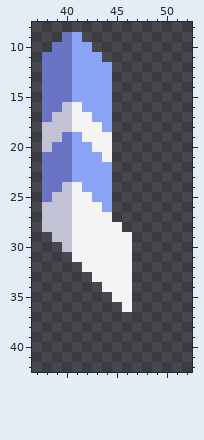
Edited in one commit: pixel-art sprite (sprites/blocks/turrets/vanilla-like/beam-tesla-extra-r.png). The picture above was drawn from the file before the commit.
The file is 64x64 pixels. Shown: x 37..52, y 8..42.
New version:
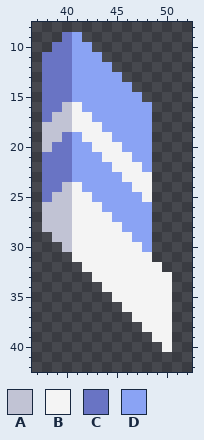
Palette (. is transparent): A #c1c3d4  B #f4f4f4  C #6974c4  D #8aa3f4
The edit:
Colour B is added in row 20 at x 45; in row 21 at x 45 to 46; in row 22 at x 45 to 47; in row 23 at x 46 to 48; in row 24 at x 47 to 48; in row 25 at x 48.
Colour B is added in row 30 at x 47; in row 31 at x 47 to 48; in row 32 at x 47 to 49; in rows 33 to 37 at x 47 to 50; in row 38 at x 48 to 50; in row 39 at x 49 to 50.
Colour B is added in row 40 at x 50.
Colour D is added in row 13 at x 45; in row 14 at x 45 to 46; in row 15 at x 45 to 47; in rows 16 to 19 at x 45 to 48; in row 20 at x 46 to 48; in row 21 at x 47 to 48.
Colour D is added in row 22 at x 48; in row 23 at x 45; in row 24 at x 45 to 46; in row 25 at x 45 to 47; in rows 26 to 27 at x 45 to 48; in row 28 at x 46 to 48.
Colour D is added in row 29 at x 47 to 48; in row 30 at x 48.
